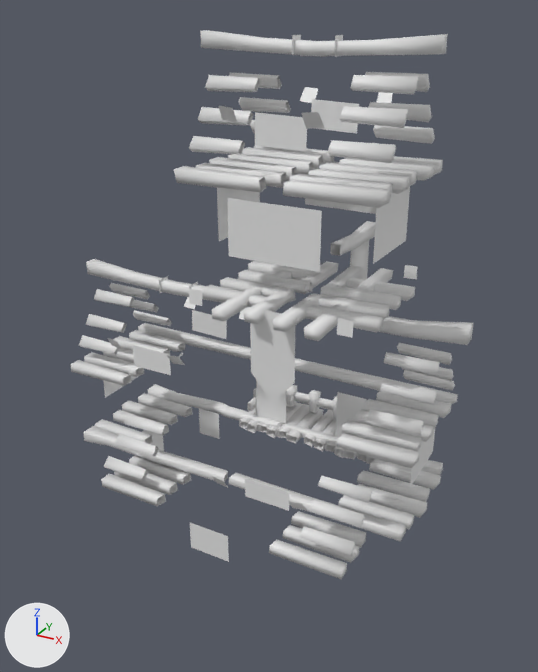
Before and after pictures for a commit that changed the OBJ model Assets/Maison/asset2.obj.
Rendered twice from a 50 mm camera at (10.8, -20.3, 17.3) aimed at (-0.4, 0.1, 7.1). Arrows for +X, +Y and +Z are at lower left; the lights stay in place. The picture after the commit comes second. Materials are left out; every surface is plain grey. Where no turn or scale is listed for an object, it has been applied to the vertices.

The scene before the commit, as lines of its bpy script (objects in view):
```python
me_watchtower_220 = bpy.data.meshes.new('WatchTower.220')
me_watchtower_220.from_pydata(...)  # 1384 vertices, 1684 faces; spans x -8.2..6.3, y -4.1..5.1, z -0.1..16.7
# faces by material slot: [18, 1666]
me_watchtower_220.materials.append(mat_material__14_001)
me_watchtower_220.materials.append(mat_material__409_011)
ob_watchtower_220 = bpy.data.objects.new('WatchTower.220', me_watchtower_220)
ob_watchtower_220.location = (0.0, 0.0, 0.0)
```
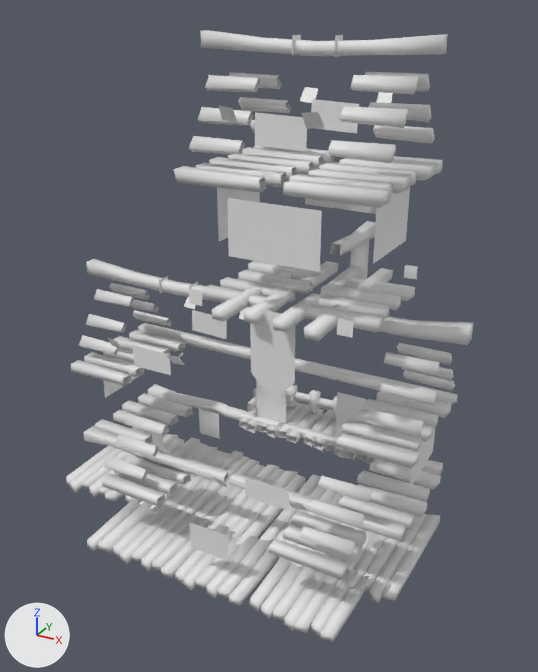
Changed parts and their boxes [x1, y1, x2, y2] in the pictures (538 x 672 px):
'WatchTower.220', reshaped (11% taller)
    before: [70, 30, 473, 579]
    after: [66, 30, 473, 641]
part 1 of me_watchtower_220, added
    after: [66, 427, 440, 641]

Edits to the bpy script that builds the scene:
```text
Change me_watchtower_220:
    used by ob_watchtower_220; location = (0.0, 0.0, 0.0)
    remove me_watchtower_220.from_pydata(...)  # 1384 vertices, 1684 faces; spans x -8.2..6.3, y -4.1..5.1, z -0.1..16.7
    add me_watchtower_220.from_pydata(...)  # 1800 vertices, 2308 faces; spans x -8.7..6.3, y -4.7..5.1, z -0.4..16.7
    me_watchtower_220 part 1: 416 vertices added at x -8.7..5.4, y -4.7..3.0, z -0.4..0.0
```
